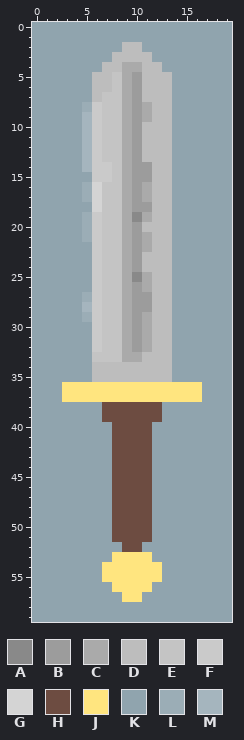
Pixel-art sprite -- src/assets/sword.png. The picture above is the old version.
The file is 20x60 pixels. Colours within 5 levels of each other are drawn and written as one.
Palette (. is transparent): A #898989  B #9c9c9c  C #aaaaaa  D #bdbdbd  E #c4c4c4  F #cacaca  G #d4d4d4  H #6d4c41  J #ffe57f  K #90a4ae  L #9badb6  M #a5b5be
The same view after the edit:
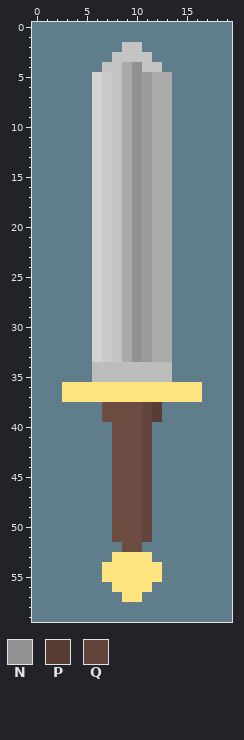
Colours new in this view: N #919191  P #583d34  Q #62443a
From old to new:
@@ palette @@
-K #90a4ae
+K #607d8b
@@ x 3..15 @@
  1 KKKKKKKKKKKKK
- 2 KKKKKKDDKKKKK
- 3 KKKKKDDDDKKKK
- 4 KKKKDDCCDDKKK
- 5 KKKDDECBDDDKK
- 6 KKKDDECBDDDKK
- 7 KKKDEECBDDDKK
- 8 KKLFEECBCDDKK
- 9 KKMFEECBCDDKK
-10 KKMFEECBDDDKK
-11 KKMFEECBDDDKK
-12 KKMFEECBDDDKK
-13 KKMFEECBDDDKK
-14 KKMFFECBBDDKK
-15 KKKFFECBBDDKK
-16 KKLGEECBCDDKK
-17 KKLGEECBCDDKK
-18 KKKGEECBBDDKK
-19 KKLFEECACDDKK
-20 KKLFEECBDDDKK
-21 KKLFEECBCDDKK
-22 KKKFEECBCDDKK
-23 KKKFEECBDDDKK
-24 KKKFEECBDDDKK
-25 KKKFEECACDDKK
-26 KKKFEECBCDDKK
-27 KKLFEECBBDDKK
-28 KKMFEECBBDDKK
-29 KKLFEECBCDDKK
-30 KKKFEECBCDDKK
-31 KKKFEECBCDDKK
-32 KKKFEECBCDDKK
-33 KKKEEECCDDDKK
+ 2 KKKKKKEEKKKKK
+ 3 KKKKKEEEEKKKK
+ 4 KKKKEECNEEKKK
+ 5 KKKGFECNBCCKK
+ 6 KKKGFECNBCCKK
+ 7 KKKGFECNBCCKK
+ 8 KKKGFECNBCCKK
+ 9 KKKGFECNBCCKK
+10 KKKGFECNBCCKK
+11 KKKGFECNBCCKK
+12 KKKGFECNBCCKK
+13 KKKGFECNBCCKK
+14 KKKGFECNBCCKK
+15 KKKGFECNBCCKK
+16 KKKGFECNBCCKK
+17 KKKGFECNBCCKK
+18 KKKGFECNBCCKK
+19 KKKGFECNBCCKK
+20 KKKGFECNBCCKK
+21 KKKGFECNBCCKK
+22 KKKGFECNBCCKK
+23 KKKGFECNBCCKK
+24 KKKGFECNBCCKK
+25 KKKGFECNBCCKK
+26 KKKGFECNBCCKK
+27 KKKGFECNBCCKK
+28 KKKGFECNBCCKK
+29 KKKGFECNBCCKK
+30 KKKGFECNBCCKK
+31 KKKGFECNBCCKK
+32 KKKGFECNBCCKK
+33 KKKGFECNBCCKK
 34 KKKDDDDDDDDKK
@@ x 9..14 @@
 37 JJJJJJ
-38 HHHHKK
-39 HHHHKK
-40 HHHKKK
-41 HHHKKK
-42 HHHKKK
-43 HHHKKK
-44 HHHKKK
-45 HHHKKK
-46 HHHKKK
-47 HHHKKK
-48 HHHKKK
-49 HHHKKK
-50 HHHKKK
-51 HHHKKK
+38 HHQPKK
+39 HHQPKK
+40 HHQKKK
+41 HHQKKK
+42 HHQKKK
+43 HHQKKK
+44 HHQKKK
+45 HHQKKK
+46 HHQKKK
+47 HHQKKK
+48 HHQKKK
+49 HHQKKK
+50 HHQKKK
+51 HHQKKK
 52 HHKKKK
